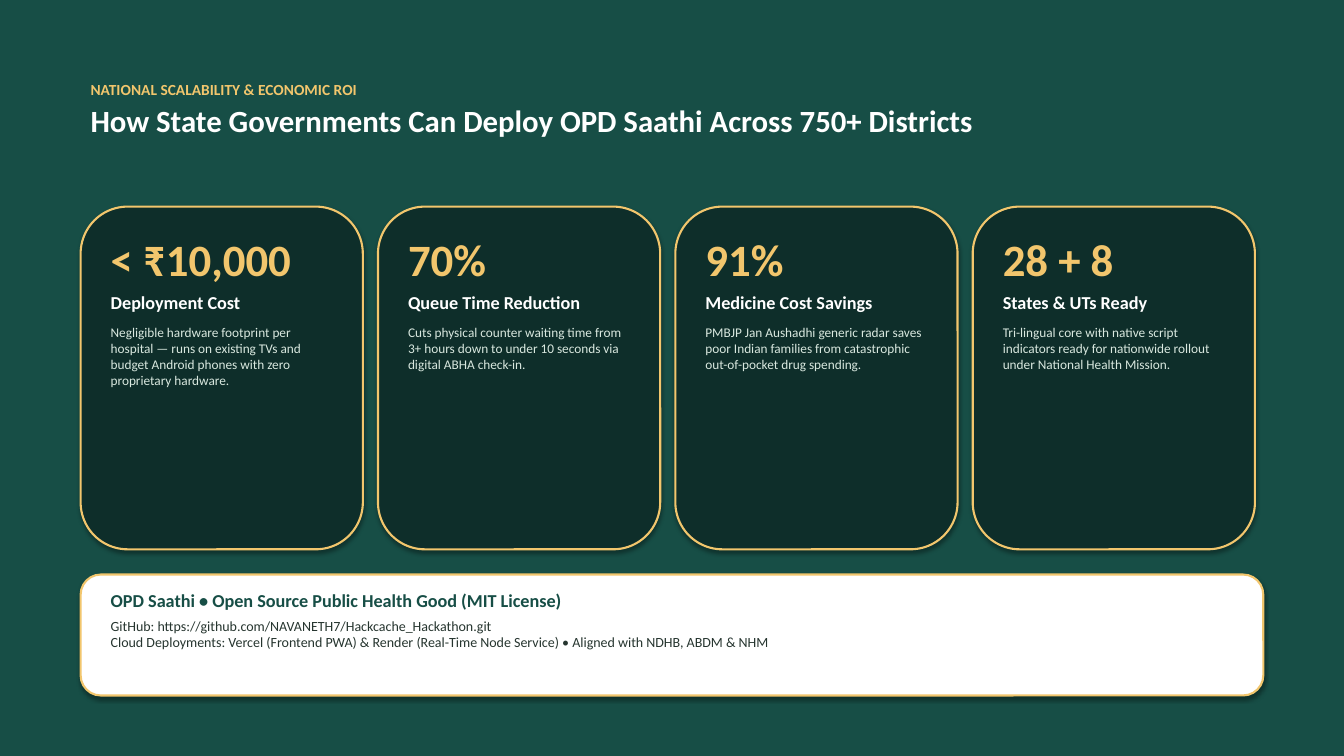
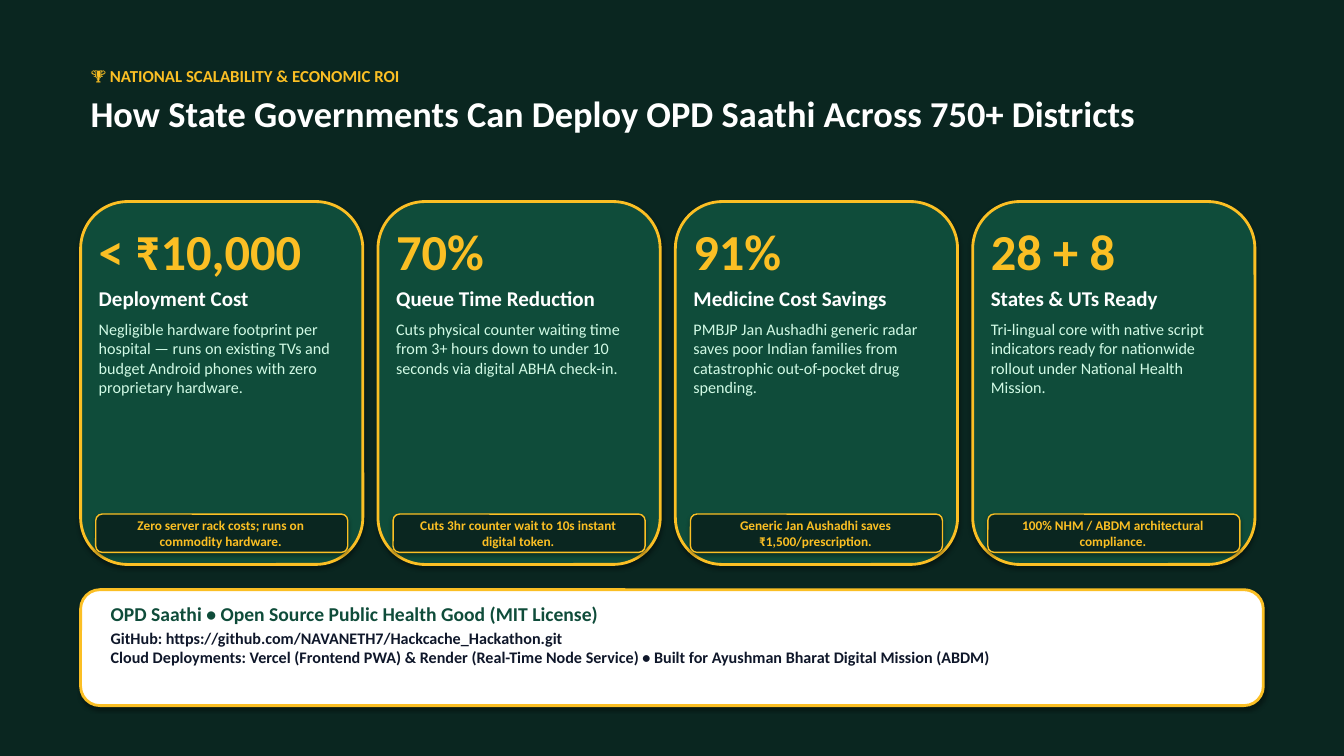
Before and after one commit to NAVANETH7/Hackcache_Hackathon, a slide deck: slide 15 of OPD_Saathi_Championship_Deck.pptx. Drawn at 1344x756 pixels with LibreOffice and Linux fonts; fonts in the diff are those of the drawing. Boxes give left, top, right and bottom in pixels: in the first picture for what was removed or moved away, otherwise in the second. Text is boxed around its words. In the diff, an @@ line names an element or a change of style, - is before the commit and + after.

Commit message:
feat(presentation): overhaul championship pitch deck with high-visibility executive design and zero-overlap typography

```diff
--- a/OPD_Saathi_Championship_Deck.pptx
+++ b/OPD_Saathi_Championship_Deck.pptx
@@ background #174E46 to #0A2620 @@
@@ text "🏆 NATIONAL SCALABILITY & ECONOMIC ...": place and size @@
-text "🏆 NATIONAL SCALABILITY & ECONOMIC ..." at <box>91,85,973,137</box>
+text "🏆 NATIONAL SCALABILITY & ECONOMIC ..." at <box>91,71,1135,133</box>
@@ text at <box>110,71,399,82</box>: text changed; size 11 to 12 pt; text colour #F2C66D to #FBBF24 @@
-NATIONAL SCALABILITY & ECONOMIC ROI
+🏆 NATIONAL SCALABILITY & ECONOMIC ROI
@@ text at <box>91,101,1135,133</box>: size 22 to 26 pt in "How State Governments Can Deploy OPD Saathi ..." @@
@@ rounded rectangle: place and size @@
-rounded rectangle at <box>81,207,363,549</box>
+rounded rectangle at <box>81,202,363,565</box>
@@ fill #0E2E2A to #0F4C3A; outline #F2C66D 1.5 pt to #FBBF24 2 pt in 3 elements at <box>81,202,363,565</box>, <box>676,202,958,565</box>, <box>378,202,660,565</box> @@
@@ rounded rectangle: place and size @@
-rounded rectangle at <box>378,207,660,549</box>
+rounded rectangle at <box>378,202,660,565</box>
@@ rounded rectangle: place and size @@
-rounded rectangle at <box>973,207,1255,549</box>
+rounded rectangle at <box>676,202,958,565</box>
@@ rounded rectangle removed at <box>676,207,958,549</box> @@
@@ rounded rectangle added at <box>973,202,1255,565</box>, fill #0F4C3A, outline #FBBF24 2 pt @@
@@ text "< ₹10,000": place and size @@
-text "< ₹10,000" at <box>111,246,301,387</box>
+text "< ₹10,000" at <box>99,237,330,396</box>
@@ text "< ₹10,000" at <box>99,237,330,396</box>: size 32 to 36 pt, text colour #F2C66D to #FBBF24 in "< ₹10,000"; size 13 to 15 pt in "Deployment Cost"; size 9.5 to 11.5 pt, text colour #D9E8DF to #D1FAE5 in "Negligible hardware footprint per hospital — runs ..."; less space between paragraphs @@
@@ text "70%": place and size @@
-text "70%" at <box>408,245,621,372</box>
+text "70%" at <box>396,235,620,377</box>
@@ text "70%" at <box>396,235,620,377</box>: size 32 to 36 pt, text colour #F2C66D to #FBBF24 in "70%"; size 13 to 15 pt in "Queue Time Reduction"; size 9.5 to 11.5 pt, text colour #D9E8DF to #D1FAE5 in "Cuts physical counter waiting time from 3+ ..."; less space between paragraphs @@
@@ text "91%": place and size @@
-text "91%" at <box>705,245,922,372</box>
+text "91%" at <box>693,235,918,396</box>
@@ text "91%" at <box>693,235,918,396</box>: size 32 to 36 pt, text colour #F2C66D to #FBBF24 in "91%"; size 13 to 15 pt in "Medicine Cost Savings"; size 9.5 to 11.5 pt, text colour #D9E8DF to #D1FAE5 in "PMBJP Jan Aushadhi generic radar saves poor ..."; less space between paragraphs @@
@@ text "28 + 8": place and size @@
-text "28 + 8" at <box>1003,245,1210,369</box>
+text "28 + 8" at <box>991,235,1204,393</box>
@@ text "28 + 8" at <box>991,235,1204,393</box>: size 32 to 36 pt, text colour #F2C66D to #FBBF24 in "28 + 8"; size 13 to 15 pt in "States & UTs Ready"; size 9.5 to 11.5 pt, text colour #D9E8DF to #D1FAE5 in "Tri-lingual core with native script indicators ready ..."; less space between paragraphs @@
@@ rounded rectangle added at <box>96,514,348,553</box>, fill #0A2620, outline #FBBF24 1 pt, 9.5 pt, text #FBBF24, bold @@
+Zero server rack costs; runs on commodity hardware.
@@ rounded rectangle added at <box>393,514,645,553</box>, fill #0A2620, outline #FBBF24 1 pt, 9.5 pt, text #FBBF24, bold @@
+Cuts 3hr counter wait to 10s instant digital token.
@@ rounded rectangle added at <box>691,514,943,553</box>, fill #0A2620, outline #FBBF24 1 pt, 9.5 pt, text #FBBF24, bold @@
+Generic Jan Aushadhi saves ₹1,500/prescription.
@@ rounded rectangle added at <box>988,514,1240,553</box>, fill #0A2620, outline #FBBF24 1 pt, 9.5 pt, text #FBBF24, bold @@
+100% NHM / ABDM architectural compliance.
@@ rounded rectangle: place and size @@
-rounded rectangle at <box>81,575,1263,696</box>
+rounded rectangle at <box>81,590,1263,706</box>
@@ rounded rectangle at <box>81,590,1263,706</box>: outline #F2C66D 1.5 pt to #FBBF24 2 pt @@
@@ text "OPD Saathi • Open Source ...": place and size @@
-text "OPD Saathi • Open Source ..." at <box>111,593,769,650</box>
+text "OPD Saathi • Open Source ..." at <box>111,606,989,666</box>
@@ text at <box>111,606,597,624</box>: size 13 to 14 pt, text colour #174E46 to #0F4C3A in "OPD Saathi • Open Source Public Health ..."; less space between paragraphs @@
@@ text at <box>111,632,989,666</box>: text changed; size 10 to 11.5 pt; text colour #26352F to #0F172A; bold on @@
-GitHub: https://github.com/NAVANETH7/Hackcache_Hackathon.git
-Cloud Deployments: Vercel (Frontend PWA) & Render (Real-Time Node Service) • Aligned with NDHB, ABDM & NHM
+GitHub: https://github.com/NAVANETH7/Hackcache_Hackathon.git
+Cloud Deployments: Vercel (Frontend PWA) & Render (Real-Time Node Service) • Built for Ayushman Bharat Digital Mission (ABDM)
```
Also in this commit, not shown: 14 other slides changed, 2 other files.
